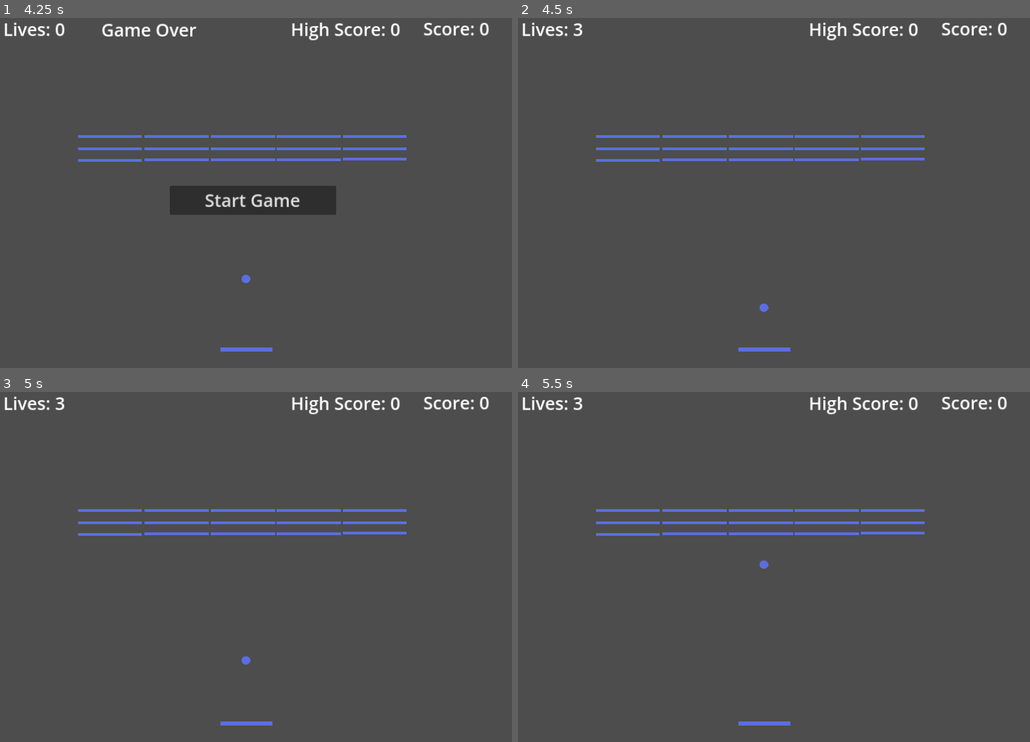
Above: before the commit, frames 1-4 (two rows, left to right).
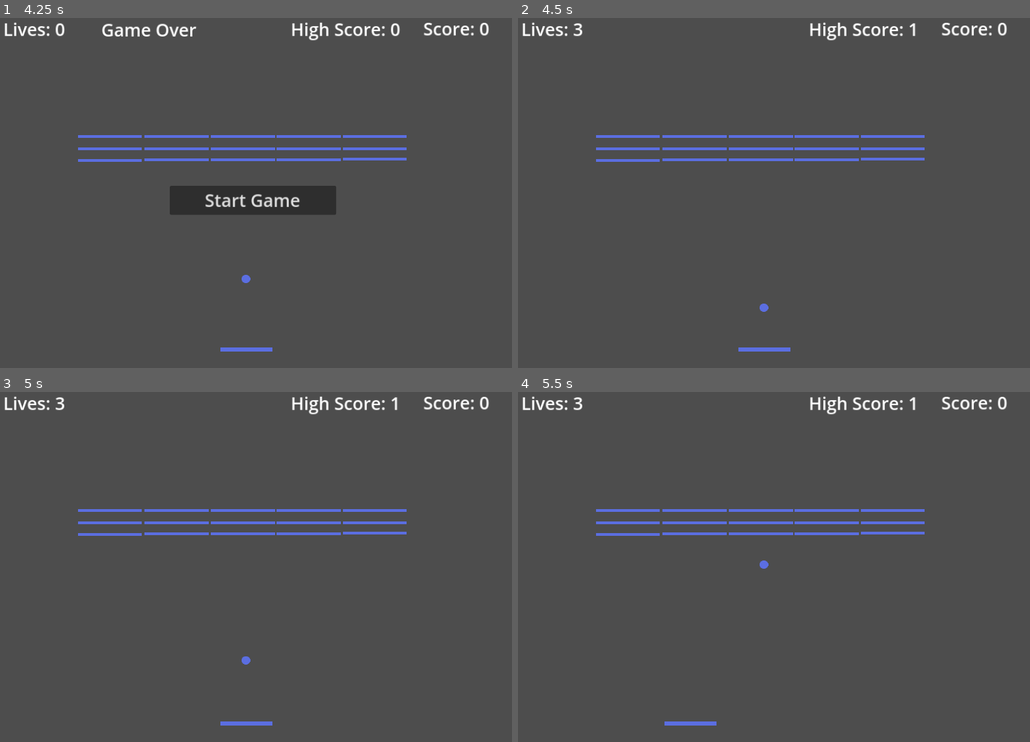
Above: after the commit, the same moments.

Repository: Dripcoding/godot-breakout2d
Game: Godot game, scene res://scenes/main.tscn
Same seed, same stepped clock (60 frames per second), same inputs: the game is played once before the commit and once after it.
Inputs (mouse positions are in pixels of both pictures, inside the frame that each line leads up to):
- Up to frame 1 (4.25 s): click "Start Game" at 0.5 s; tap Enter at 1.25 s; move the mouse to (368, 182) at 1.27 s; hold Right (move_right) 1.28-2 s; tap R (resume) at 1.35 s; click (368, 182) at 1.42 s; drag from (138, 221) to (outside the picture) at 2.02 s; tap Space at 2.75 s; move the mouse to (302, 116) at 2.77 s; hold Right (move_right) 2.78-3.5 s; tap Alt at 2.85 s; drag from (220, 280) to (81, 144) at 3.52 s
- Up to frame 2 (4.5 s): click "Start Game" at 4.25 s
- Up to frame 3 (5 s): no input
- Up to frame 4 (5.5 s): tap Enter at 5 s; move the mouse to (927, 637) at 5.02 s; hold Left (move_left) from 5.03 s (still down); tap R (resume) at 5.1 s

Frame 1 is identical in both runs. In frame 2, less than 0.1% of the frame differs, in the area x 76-79%, y 1-6%; in frame 3, less than 0.1%; in frame 4, 0.3%, in the area x 28-79%, y 1-96%.
Error after the commit: Invalid access to property or key 'player_score' on a base object of type 'Nil'. (res://code/saved_game/saved_game_handler.gd:21)

Commit message:
impl show previous high score

Diff:
--- a/code/hud.gd
+++ b/code/hud.gd
@@ -9,6 +9,7 @@
 
 
 var score: int = 0
+var highScore: int = 0
 
 
 func _ready() -> void:
@@ -49,3 +50,7 @@
 	$ScoreLabel.text = 'Score: ' + str(score)
 	$StartGameBtn.hide()
 	$GameOverLabel.hide()
+
+
+func _on_utilities_loaded_game_data():
+	$HighScoreLabel.text = 'High Score: ' + str(highScore)
--- a/code/player.gd
+++ b/code/player.gd
@@ -43,13 +43,13 @@
 
 
 func on_game_over() -> void:
-	game_over = true
+	set_pause_game(true)
 	position.x = position_x_initial
 	position.y = position_y_initial
 
 
 func quit() -> void:
-	game_over = true
+	set_pause_game(true)
 
 
 func on_game_start() -> void:
--- /dev/null
+++ b/code/saved_game/saved_game.gd
@@ -0,0 +1,4 @@
+class_name SavedGame extends Resource
+
+
+@export var player_score: float = 0
--- /dev/null
+++ b/code/saved_game/saved_game_handler.gd
@@ -0,0 +1,36 @@
+class_name SavedGameHandler extends Node
+
+
+signal loaded_game_data
+
+
+@onready var hud = $"../Hud"
+
+
+func save_game():
+	var saved_game: SavedGame = SavedGame.new()
+
+	saved_game.player_score = hud.score
+
+	ResourceSaver.save(saved_game, "user://saved_game.tres")
+
+
+func load_game():
+	var saved_game: SavedGame = load("user://saved_game.tres") as SavedGame
+
+	if saved_game.player_score:
+		hud.highScore = saved_game.player_score
+		print('high score is ', hud.highScore)
+	loaded_game_data.emit()
+
+
+func quit():
+	save_game()
+
+
+func on_game_over():
+	save_game()
+
+
+func on_game_start():
+	load_game()
--- a/scenes/main.tscn
+++ b/scenes/main.tscn
@@ -10,6 +10,7 @@
 [ext_resource type="Script" path="res://code/brick_grid.gd" id="8_jo2sc"]
 [ext_resource type="PackedScene" uid="uid://3qjtxier3qqw" path="res://scenes/out_of_bounds_area.tscn" id="8_m6w5o"]
 [ext_resource type="PackedScene" uid="uid://pcd7k6tdewnk" path="res://scenes/hud.tscn" id="10_buwbv"]
+[ext_resource type="Script" path="res://code/saved_game/saved_game_handler.gd" id="11_s4sfu"]
 
 [sub_resource type="PhysicsMaterial" id="PhysicsMaterial_0pcjc"]
 friction = 0.0
@@ -52,8 +53,12 @@
 
 [node name="Hud" parent="." instance=ExtResource("10_buwbv")]
 
+[node name="Utilities" type="Node" parent="."]
+script = ExtResource("11_s4sfu")
+
 [connection signal="score" from="Ball" to="Hud" method="_on_ball_score"]
 [connection signal="body_entered" from="OutOfBoundsArea" to="Ball" method="_on_ball_out_of_bounds"]
 [connection signal="body_entered" from="OutOfBoundsArea" to="Hud" method="_on_ball_out_of_bounds"]
 [connection signal="game_over" from="Hud" to="." method="_on_game_over"]
 [connection signal="game_start" from="Hud" to="." method="_on_game_start"]
+[connection signal="loaded_game_data" from="Utilities" to="Hud" method="_on_utilities_loaded_game_data"]
--- a/test/integration/test_main_integration.gd
+++ b/test/integration/test_main_integration.gd
@@ -18,6 +18,11 @@
         brick.free()
     main.free()
     assert_no_new_orphans()
+
+
+func test_utilities_node_exists():
+    var utilities = get_node("Main/Utilities")
+    assert_not_null(utilities, "Utilities node does not exist")
 
 
 func test_game_starts_in_ready_state():
@@ -201,12 +206,49 @@
     assert_signal_emit_count(hud, "game_start", 1, "Game start signal not emitted once")
 
 
-func test_high_score_not_shown_after_game_quit():
-    pass
-
+func test_high_score_shown_after_game_quit():
+    var hud = get_node("Main/Hud")
+    var high_score_label = get_node("Main/Hud/HighScoreLabel")
+    var start_game_btn = get_node("Main/Hud/StartGameBtn")
+    var utilities = get_node("Main/Utilities")
+    var brick_grid = get_node("Main/BrickGrid")
+    var brick1 = brick_grid.get_node("Brick")
+
+    watch_signals(utilities)
+
+    collide_with_brick(brick1)
+    quit_game()
+    start_game_btn.emit_signal("pressed")
+
+    assert_signal_emitted(utilities, "loaded_game_data", "High score signal not emitted")
+    assert_true(high_score_label.visible, "High score label should be visible")
+    assert_eq(high_score_label.text, "High Score: 1","High score should be greater than 0")
 
 func test_high_score_shown_after_game_over():
-    pass
+    var hud = get_node("Main/Hud")
+    var high_score_label = get_node("Main/Hud/HighScoreLabel")
+    var start_game_btn = get_node("Main/Hud/StartGameBtn")
+    var utilities = get_node("Main/Utilities")
+    var brick_grid = get_node("Main/BrickGrid")
+    var brick1 = brick_grid.get_node("Brick")
+    var brick2 = brick_grid.get_node("Brick2")
+    var brick3 = brick_grid.get_node("Brick3")
+
+    watch_signals(utilities)
+
+    collide_with_brick(brick1)
+    collide_with_brick(brick2)
+    collide_with_brick(brick3)
+
+    collide_with_out_of_bounds_area()
+    collide_with_out_of_bounds_area()
+    collide_with_out_of_bounds_area()
+
+    start_game_btn.emit_signal("pressed")
+
+    assert_signal_emitted(utilities, "loaded_game_data", "High score signal not emitted")
+    assert_true(high_score_label.visible, "High score label should be visible")
+    assert_eq(high_score_label.text, "High Score: 3","High score should be greater than 0")
 
 # ====== HELPER FUNCTIONS ======
 func pause_game():
--- a/test/unit/test_hud.gd
+++ b/test/unit/test_hud.gd
@@ -52,7 +52,11 @@
 
 
 func test_hud_has_high_score_label():
-    pass
+    var high_score_label = get_node("Hud/HighScoreLabel")
+    assert_not_null(high_score_label, "High score label does not exist")
+    assert_true(high_score_label is Label, "High score label is not a Label")
+    assert_true(high_score_label.visible, "High score label is not visible")
+    assert_eq(high_score_label.text, 'High Score: 0', "High score label text is not 'High Score: 0'")
 
 
 func test_initial_player_lives():
@@ -159,7 +163,3 @@
     assert_eq(player_lives_label.text, 'Lives: 3', "Player lives label text is not 'Lives: 3'")
     assert_true(score_label.visible, "Score label is not visible")
     assert_eq(score_label.text, 'Score: 0', "Score label text is not 'Score: 0'")
-
-
-func test_high_score_label_shows_previous_high_score():
-    pass
Not shown: 1 places in scenes/main.tscn that only renumber resources
